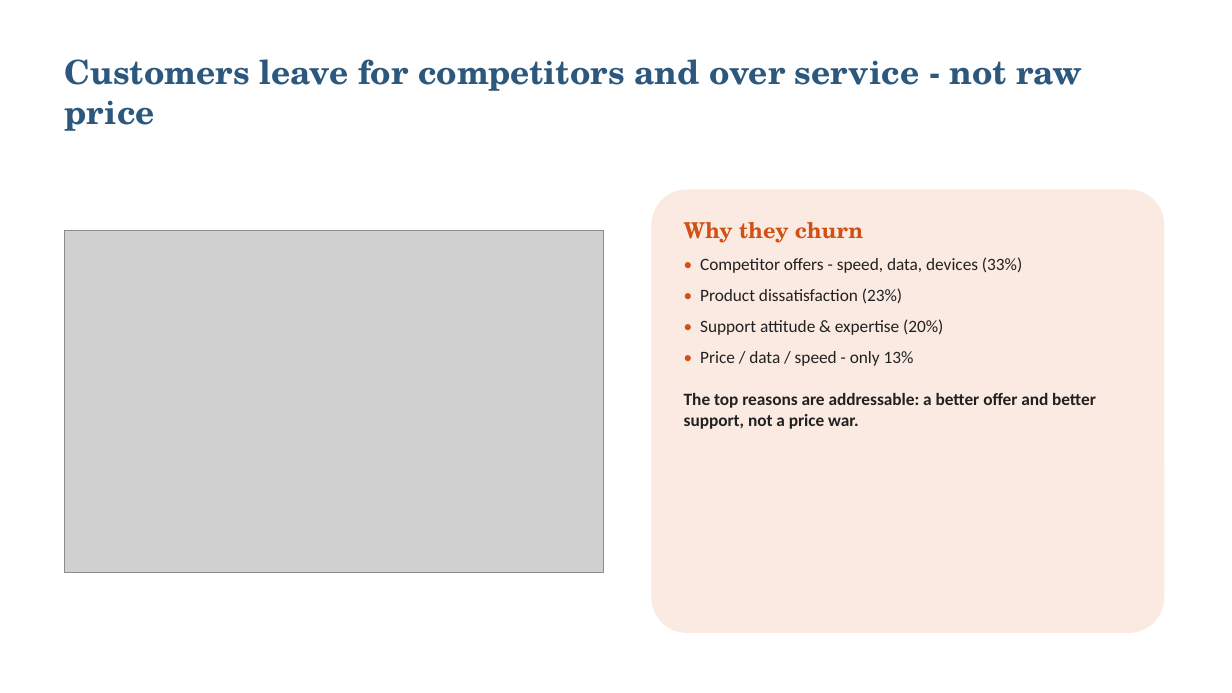
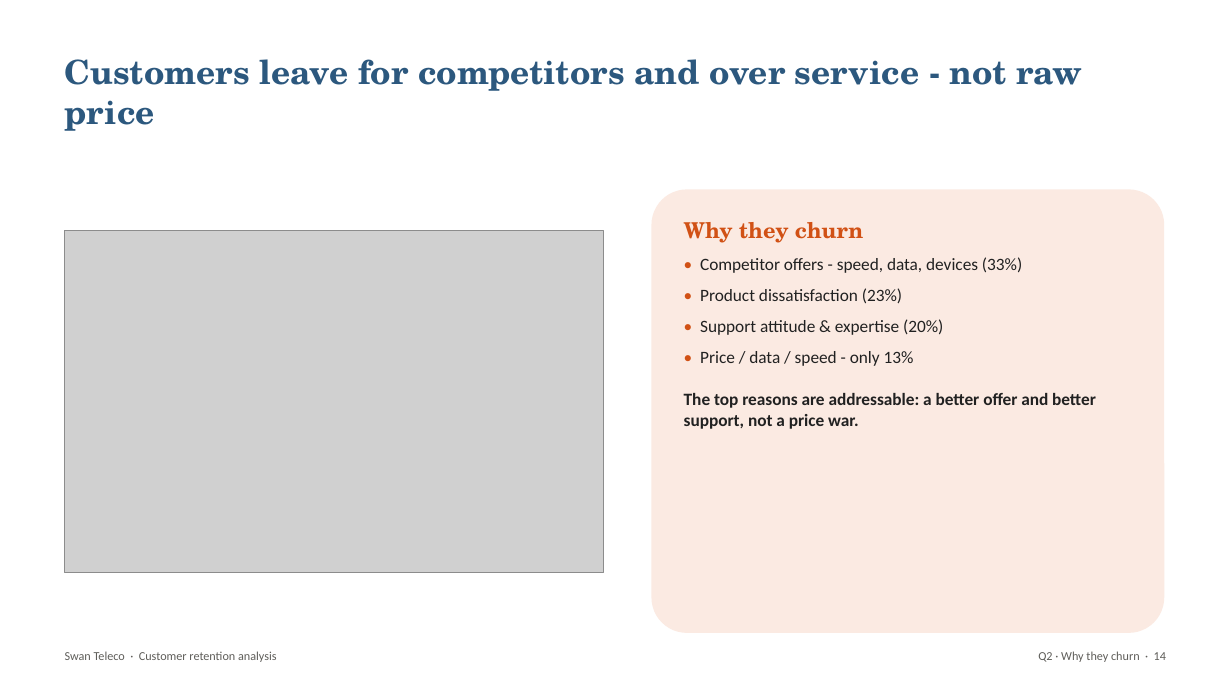
Before and after one commit to Sai-Bolla/SwanTeleco, a slide deck: slide 14 of Swan_Teleco_EDA_Clustering_Deck.pptx (slide 4 before the commit). Drawn at 1232x693 pixels with LibreOffice and Linux fonts; fonts in the diff are those of the drawing; grey boxes stand for pictures. Boxes give left, top, right and bottom in pixels: in the first picture for what was removed or moved away, otherwise in the second. Text is boxed around its words. In the diff, an @@ line names an element or a change of style, - is before the commit and + after.

```diff
--- a/Swan_Teleco_EDA_Clustering_Deck.pptx
+++ b/Swan_Teleco_EDA_Clustering_Deck.pptx
@@ text added at [65, 651, 277, 662], 9.5 pt, text #5F5E5A @@
+Swan Teleco · Customer retention analysis
@@ text added at [1038, 651, 1166, 662], 9.5 pt, text #5F5E5A @@
+Q2 · Why they churn · 14
```
Also in this commit, not shown: 6 other slides changed, 15 slides added, 2 slides removed, 3 other files.
